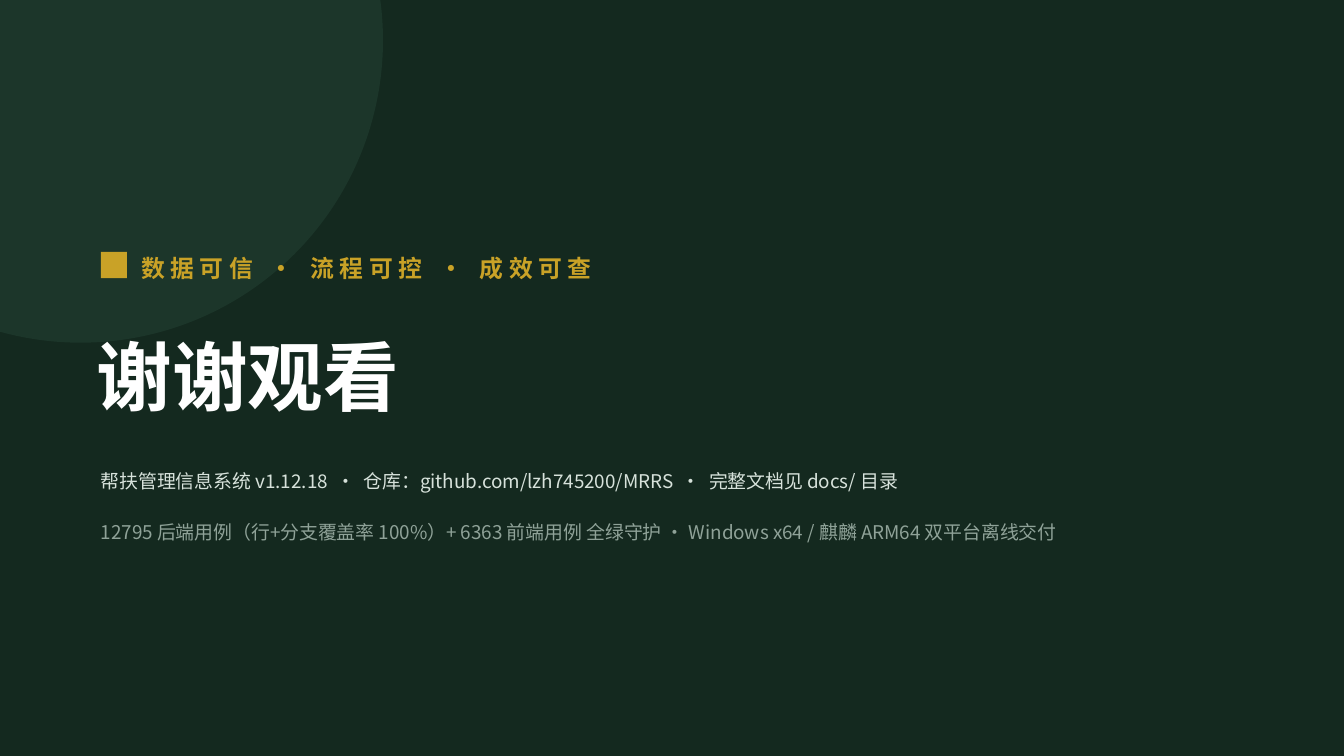
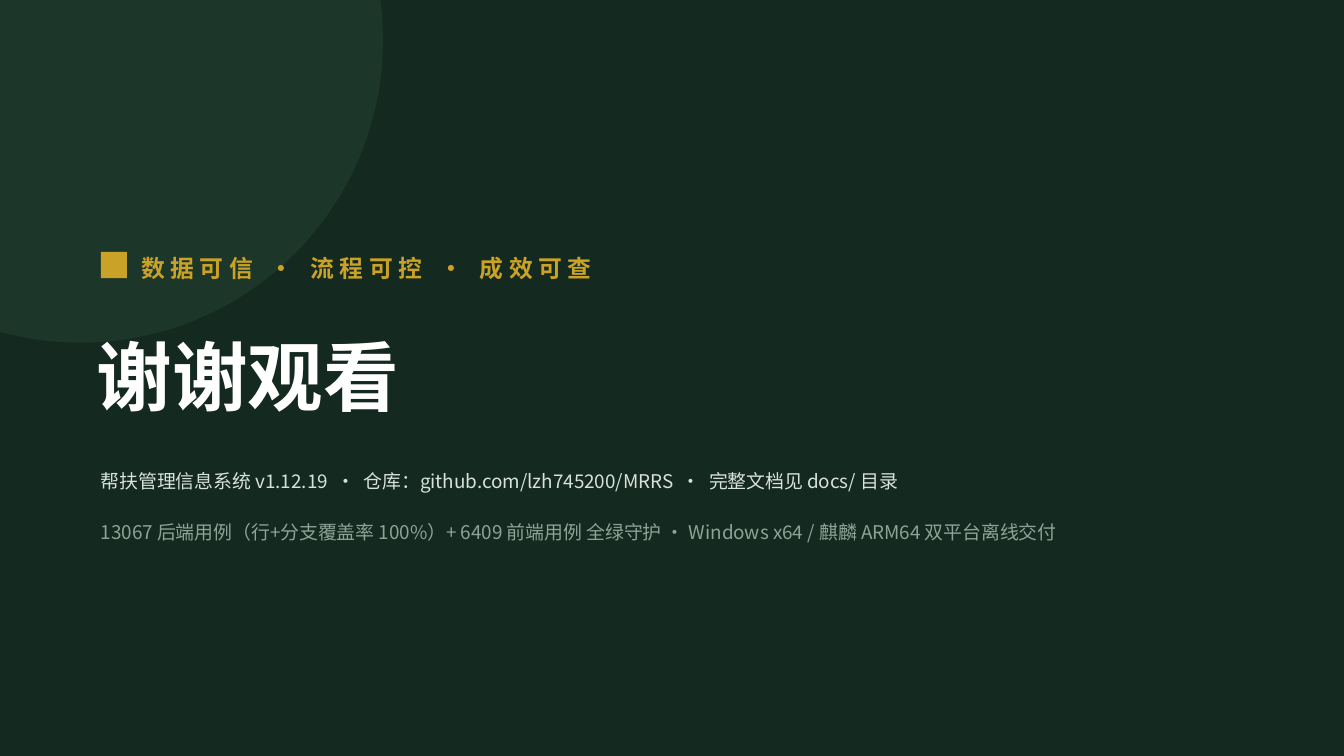
Before and after one commit to lzh745200/MRRS, a slide deck: slide 41 of docs/帮扶管理信息系统介绍.pptx. Drawn at 1344x756 pixels with LibreOffice and Linux fonts; fonts in the diff are those of the drawing. Boxes give left, top, right and bottom in pixels: in the first picture for what was removed or moved away, otherwise in the second. Text is boxed around its words. In the diff, an @@ line names an element or a change of style, - is before the commit and + after.

Commit message:
docs(release): 同步 v1.12.19 口径（后端 13,067 / 前端 6,409）与 PPT 数字
- README 质量指标与测试体系：后端 12,795→13,067（664 文件）、前端 6,363→6,409（303 文件）、
  覆盖率语句/分支 40546/9880→41503/10118、Alembic 47→50 版本、v1.12.18→v1.12.19
- CHANGELOG [1.12.19] 用例口径校正为实测值
- PPT 41 页同步：版本号 36 处、用例数、测试总数 19,476、测试文件 303、视图 132
- 收录 W18 深度探测证据（.scratch/w18-deep-probe/：数据完整性/离线运行探测脚本与结论）

```diff
--- a/docs/帮扶管理信息系统介绍.pptx
+++ b/docs/帮扶管理信息系统介绍.pptx
@@ text at [101,472,898,493]: text changed @@
-帮扶管理信息系统 v1.12.18 · 仓库：github.com/lzh745200/MRRS · 完整文档见 docs/ 目录
+帮扶管理信息系统 v1.12.19 · 仓库：github.com/lzh745200/MRRS · 完整文档见 docs/ 目录
@@ text at [101,523,1057,541]: text changed @@
-12795 后端用例（行+分支覆盖率 100%）+ 6363 前端用例 全绿守护 · Windows x64 / 麒麟 ARM64 双平台离线交付
+13067 后端用例（行+分支覆盖率 100%）+ 6409 前端用例 全绿守护 · Windows x64 / 麒麟 ARM64 双平台离线交付
```
Also in this commit, not shown: 35 other slides changed, 4 other files.
